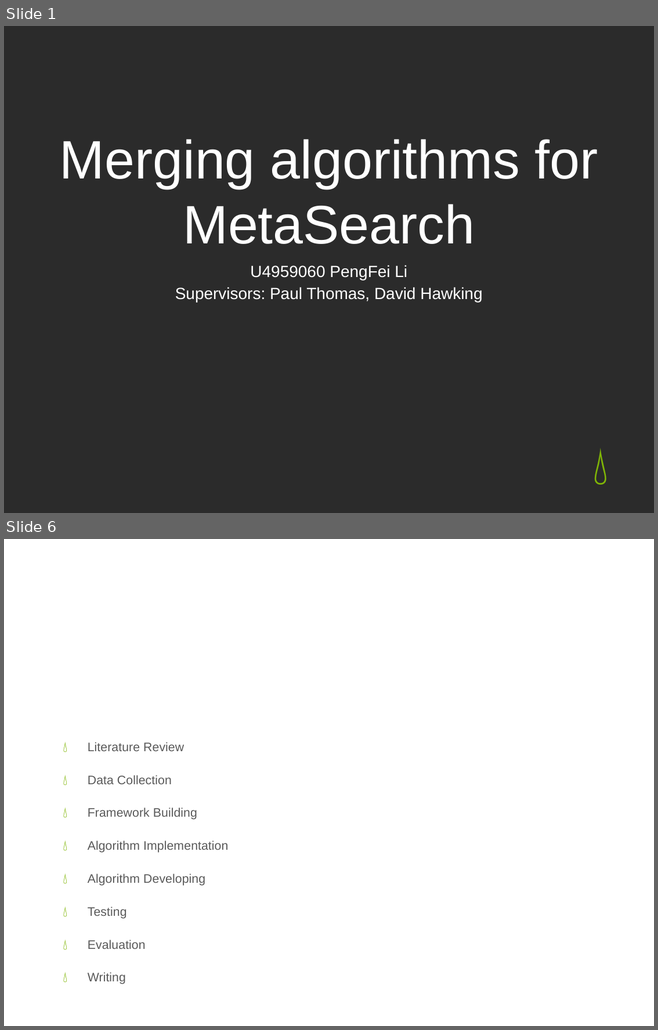
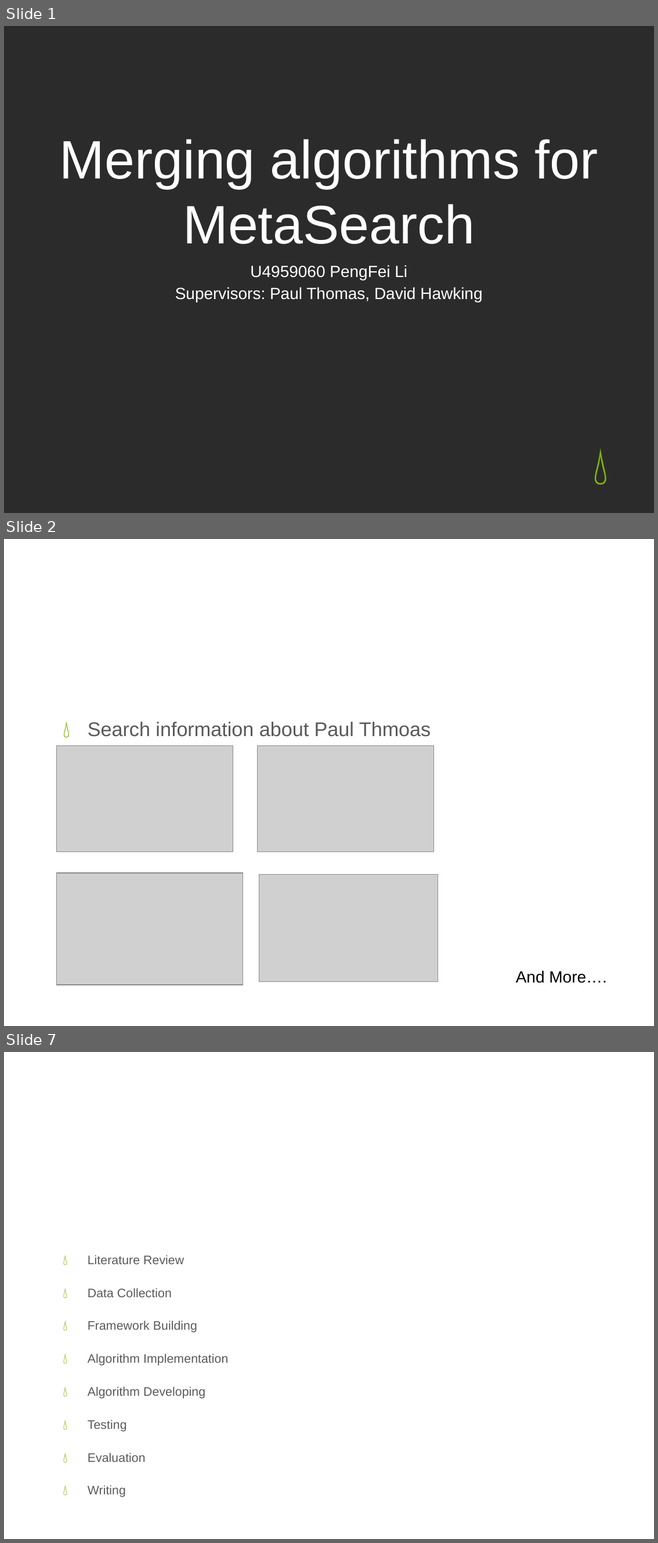
Before and after one commit to cnvince/ANUMS, a slide deck: ANUSEARCH/docs/Honour_Presentation.pptx. Shown one above the other, each under a label of ours: slides 1 and 6 before the commit, slides 1, 2 and 7 after it; the slides between them are not shown. The pictures are 658x1030 and 658x1543 pixels, drawn with LibreOffice and Linux fonts; fonts in the diff are those of the drawing; grey boxes stand for pictures; background and template pictures are left out; a plain dark background stands for a picture behind light text. Boxes give left, top, right and bottom in pixels: in the first picture for what was removed or moved away, otherwise in the second. Text is boxed around its words. In the diff, an @@ line names an element or a change of style, - is before the commit and + after.

```diff
--- a/ANUSEARCH/docs/Honour_Presentation.pptx
+++ b/ANUSEARCH/docs/Honour_Presentation.pptx
@@ slide 2 added at bbox=[4, 539, 654, 1026], background picture (left out) @@
@@ title added at bbox=[36, 564, 621, 645], 46 pt, text #FFFFFF @@
+Problem
@@ text added at bbox=[88, 722, 430, 737], 22 pt, text #595959 @@
+💧 Search information about Paul Thmoas
@@ picture added at bbox=[57, 746, 233, 852] @@
@@ picture added at bbox=[257, 746, 433, 852] @@
@@ picture added at bbox=[57, 873, 243, 984] @@
@@ picture added at bbox=[259, 875, 437, 982] @@
@@ text added at bbox=[516, 971, 607, 983], 18 pt, text #000000 @@
+And More….
@@ what was slide 6 is now slide 7 @@
```
Also in this commit, not shown: 2 slides changed, 3 other slides added, 2 slides removed, 4 other files.
